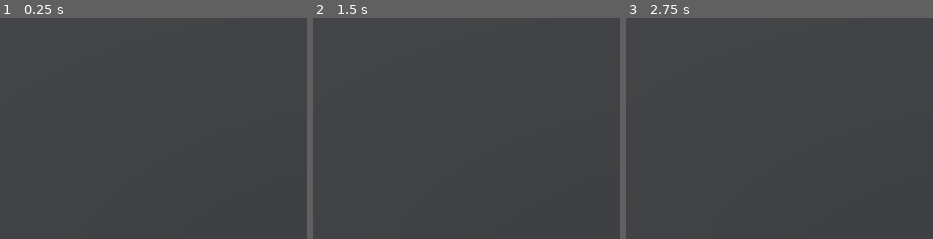
Above: before the commit, frames 1-3 (left to right).
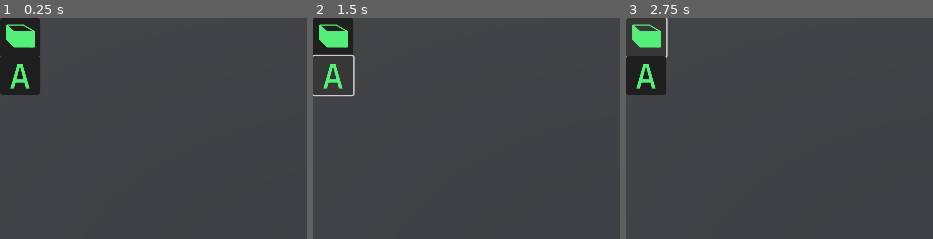
Above: after the commit, the same moments.

Repository: PranjalMaithani/flowchart-3d
Game: Godot game, scene res://Scenes/flowchart_scene.tscn
The game is run twice, just before and just after one commit, with the same random seed, the same clock (stepped at 60 frames per second) and the same inputs.
Inputs (mouse positions are % of the whole screen's width and height, from its top left):
- Up to frame 1 (0.25 s): no input
- Up to frame 2 (1.5 s): click (3, 4) at 0.52 s; click (3, 13) at 1.27 s
- Up to frame 3 (2.75 s): click (3, 4) at 2.02 s
The pictures show only the part of the screen within x 0-50%, y 0-50%; the shares and areas given below are measured in that part.

The runs differ from the first frame. In frame 1, 4.5% of the frame differs, in the area x 0-14%, y 0-35%; in frame 2, 2.7%; in frame 3, 3.2%.

Commit message:
tools base

Diff:
--- a/Scenes/flowchart_scene.tscn
+++ b/Scenes/flowchart_scene.tscn
@@ -1,9 +1,11 @@
-[gd_scene load_steps=12 format=3 uid="uid://cb2r105nqmjnr"]
+[gd_scene load_steps=14 format=3 uid="uid://cb2r105nqmjnr"]
 
 [ext_resource type="Material" uid="uid://c57ycd54txcqv" path="res://Materials/floor_dark.tres" id="1_jwrac"]
 [ext_resource type="PackedScene" uid="uid://pwytv1htyylm" path="res://Components/ContainerBox/ContainerBox.tscn" id="1_nv32g"]
 [ext_resource type="PackedScene" uid="uid://b338qhshxv8rp" path="res://Components/GameManager.tscn" id="2_6gx0o"]
 [ext_resource type="PackedScene" uid="uid://vu8lwtm68c6t" path="res://Components/Camera/AppCamera.tscn" id="2_m4467"]
+[ext_resource type="PackedScene" uid="uid://dx1oqd64dc0mt" path="res://UI/ToolButton.tscn" id="5_0ubfu"]
+[ext_resource type="Texture2D" uid="uid://b836fou3pi361" path="res://Images/text icon.png" id="6_v7x57"]
 
 [sub_resource type="ProceduralSkyMaterial" id="ProceduralSkyMaterial_p60a6"]
 sky_top_color = Color(0.411765, 0.482353, 0.584314, 1)
@@ -81,3 +83,32 @@
 
 [node name="AppCamera" parent="." instance=ExtResource("2_m4467")]
 transform = Transform3D(0.972881, 0.174686, -0.151617, 0, 0.655479, 0.755213, 0.231306, -0.734733, 0.637703, 0, 10.3716, 8.52658)
+
+[node name="UI" type="Control" parent="."]
+layout_mode = 3
+anchors_preset = 15
+anchor_right = 1.0
+anchor_bottom = 1.0
+grow_horizontal = 2
+grow_vertical = 2
+mouse_filter = 2
+
+[node name="ToolButton" parent="UI" instance=ExtResource("5_0ubfu")]
+layout_mode = 2
+offset_bottom = 56.0
+size_flags_horizontal = 0
+size_flags_vertical = 0
+mouse_default_cursor_shape = 2
+
+[node name="ToolButton2" parent="UI" instance=ExtResource("5_0ubfu")]
+layout_mode = 2
+offset_top = 55.0
+offset_bottom = 111.0
+size_flags_horizontal = 0
+size_flags_vertical = 0
+mouse_default_cursor_shape = 2
+
+[node name="Icon" parent="UI/ToolButton2" index="0"]
+texture = ExtResource("6_v7x57")
+
+[editable path="UI/ToolButton2"]
--- /dev/null
+++ b/UI/ToolButton.tscn
@@ -0,0 +1,50 @@
+[gd_scene load_steps=5 format=3 uid="uid://dx1oqd64dc0mt"]
+
+[ext_resource type="Texture2D" uid="uid://qqlrh8s3r43q" path="res://Images/cube.png" id="1_5elq2"]
+
+[sub_resource type="StyleBoxFlat" id="StyleBoxFlat_8yxqv"]
+bg_color = Color(0.121569, 0.121569, 0.121569, 1)
+corner_radius_top_left = 4
+corner_radius_top_right = 4
+corner_radius_bottom_right = 4
+corner_radius_bottom_left = 4
+
+[sub_resource type="StyleBoxFlat" id="StyleBoxFlat_3for2"]
+bg_color = Color(0.215686, 0.215686, 0.215686, 1)
+corner_radius_top_left = 4
+corner_radius_top_right = 4
+corner_radius_bottom_right = 4
+corner_radius_bottom_left = 4
+
+[sub_resource type="StyleBoxFlat" id="StyleBoxFlat_vg4bm"]
+bg_color = Color(0.168627, 0.196078, 0.188235, 1)
+border_color = Color(0.8, 0.8, 0.8, 0)
+corner_radius_top_left = 4
+corner_radius_top_right = 4
+corner_radius_bottom_right = 4
+corner_radius_bottom_left = 4
+
+[node name="ToolButton" type="Button"]
+offset_right = 58.0
+offset_bottom = 58.0
+theme_override_constants/outline_size = 1
+theme_override_styles/normal = SubResource("StyleBoxFlat_8yxqv")
+theme_override_styles/hover = SubResource("StyleBoxFlat_3for2")
+theme_override_styles/pressed = SubResource("StyleBoxFlat_vg4bm")
+
+[node name="Icon" type="TextureRect" parent="."]
+layout_mode = 1
+anchors_preset = 8
+anchor_left = 0.5
+anchor_top = 0.5
+anchor_right = 0.5
+anchor_bottom = 0.5
+offset_left = -26.0
+offset_top = -26.0
+offset_right = 26.0
+offset_bottom = 26.0
+grow_horizontal = 2
+grow_vertical = 2
+texture = ExtResource("1_5elq2")
+expand_mode = 1
+stretch_mode = 4
--- a/project.godot
+++ b/project.godot
@@ -12,7 +12,7 @@
 
 config/name="Flowchart 3d"
 run/main_scene="res://Scenes/flowchart_scene.tscn"
-config/features=PackedStringArray("4.1", "GL Compatibility")
+config/features=PackedStringArray("4.2", "GL Compatibility")
 config/icon="res://icon.svg"
 
 [editor_plugins]
--- a/src/AppManager/app_manager.gd
+++ b/src/AppManager/app_manager.gd
@@ -5,3 +5,4 @@
 @export var camera: Camera3D
 
 var active_object
+var selected_objects: Array[Node]
--- /dev/null
+++ b/src/AppManager/app_state.gd
@@ -0,0 +1,16 @@
+extends Node3D
+class_name AppState
+
+var state: Dictionary
+
+func add_state(value: Node):
+    pass
+
+func get_state(value: Node):
+    pass
+
+func update_state(value: Node):
+    pass
+
+func delete_state(value: Node):
+    pass
--- /dev/null
+++ b/src/Toolbar/tool_button.gd
@@ -0,0 +1,9 @@
+extends Button
+
+var app_manager: AppManager
+
+func _ready():
+    pass
+
+func initialize(properties: Dictionary):
+    pressed.connect(properties.on_click as Callable)
--- /dev/null
+++ b/src/Tools/container_tool.gd
@@ -0,0 +1,29 @@
+extends Node3D
+
+var app_manager: AppManager
+var ground_plane
+var camera
+
+var is_enabled
+var is_clicking
+var mesh: MeshInstance3D
+var mouse_position: Vector3
+
+func _ready():
+    #TODO: remove dependency from flowchart_scene node
+    app_manager = get_node("/root/flowchart_scene/AppManager") as AppManager
+    camera = app_manager.camera
+    ground_plane = app_manager.ground_plane
+
+func set_mesh(value: MeshInstance3D):
+    mesh = value
+
+func update_mouse_position():
+    var viewport_mouse_position = get_viewport().get_mouse_position()
+    var space_state = get_world_3d().direct_space_state
+    mouse_position = UIHelpers.get_floor_position_from_mouse(ground_plane, space_state, viewport_mouse_position, camera)
+
+func _process(_delta):
+    if(!is_enabled):
+        return
+    update_mouse_position()
Binary file added: Images/cube.png
Not shown, added: Images/cube.png.import
Binary file added: Images/delete x.png
Not shown, added: Images/delete x.png.import
Binary file added: Images/text icon.png
Not shown, added: Images/text icon.png.import
Not shown, added: export_presets.cfg
Empty file added: src/Toolbar/toolbar.gd
Empty file added: src/Tools/select_tool.gd
Empty file added: src/Tools/text_tool.gd
